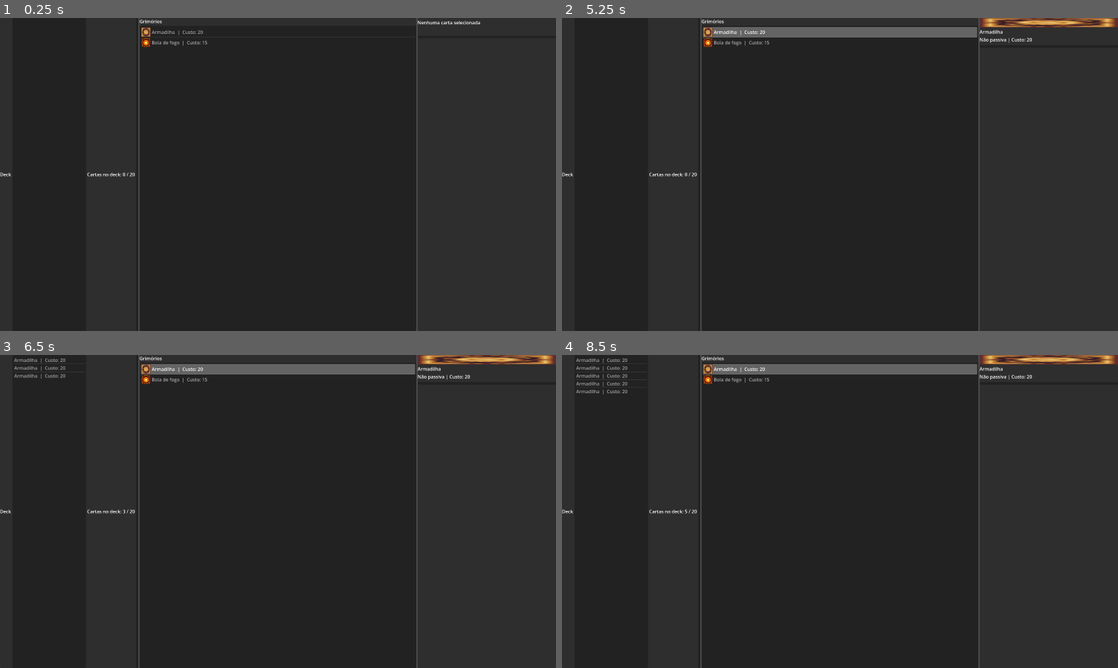
Above: before the commit, frames 1-4 (two rows, left to right).
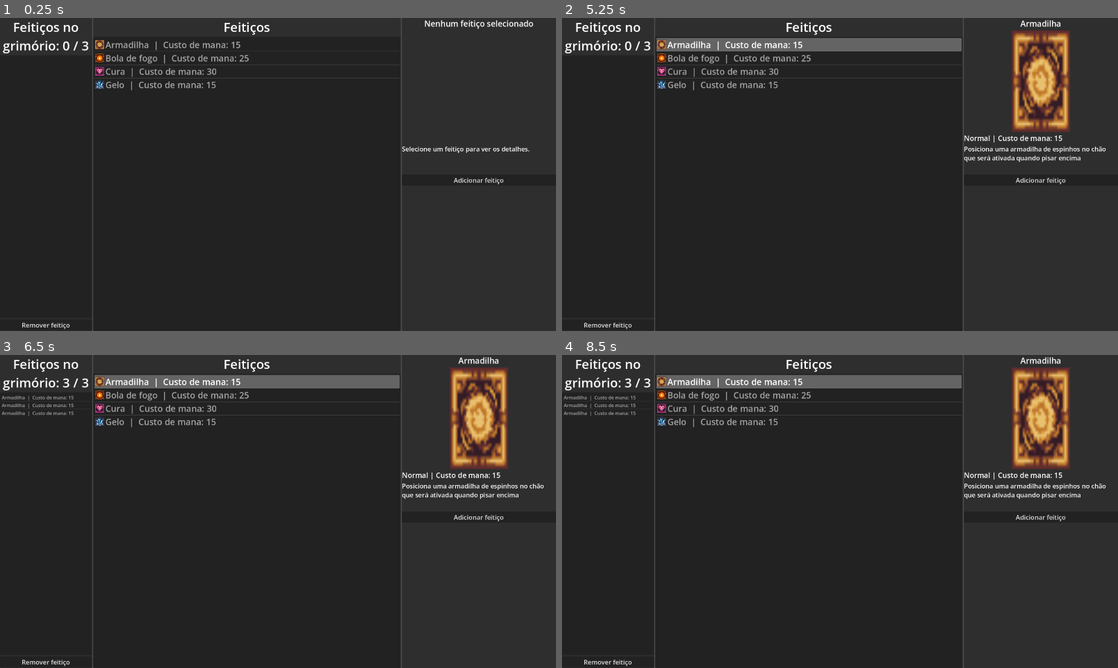
Above: after the commit, the same moments.

Repository: Isaaa43/Saudavel-e-Balanceado
Game: Godot game, scene res://cenas/menus/menu_deck.tscn
Two runs of this game, one before a commit and one after it. Both use one fixed random seed, a clock stepped at 60 frames per second and the inputs below. This scene is started directly instead of the project's main scene.
Inputs (mouse positions are in pixels of both pictures, inside the frame that each line leads up to; where the layout moved, square brackets give the same spot in the first picture):
- Up to frame 1 (0.25 s): no input
- Up to frame 2 (5.25 s): click (606, 324) [701, 174] at 0.5 s; click (1040, 180) [1051, 36] at 1.25 s; tap Enter at 2, 3.5, 5 s; move the mouse to (962, 158) at 2.02 s; hold D (direita) 2.03-2.78 s; click (962, 158) at 2.1 s; tap Space (pular) at 2.27, 2.75, 3.02, 4.25, 4.52 s; move the mouse to (728, 190) at 2.77 s; hold S (tras) 2.78-3.53 s; tap 1 at 2.85 s; move the mouse to (895, 105) at 3.52 s; hold D (direita) 3.53-4.28 s; tap 2 at 3.6 s; move the mouse to (812, 237) at 4.27 s; hold W (frente) 4.28-5.03 s; tap 3 at 4.35 s; click (812, 237) at 4.42 s; move the mouse to (1006, 221) at 5.02 s; hold A (esquerda) from 5.03 s (still down); tap 4 at 5.1 s
- Up to frame 3 (6.5 s): keep holding A (esquerda); tap Space (pular) at 5.27, 5.75, 6.02 s; move the mouse to (111, 464) at 5.77 s; tap 5 at 5.85 s
- Up to frame 4 (8.5 s): move the mouse to (867, 511) at 6.52 s; release A (esquerda) at 6.53 s; hold S (tras) 6.53-7.28 s; click (867, 511) at 6.6 s; move the mouse to (756, 433) at 7.27 s; hold D (direita) 7.28-8.03 s; tap 1 at 7.35 s; tap Space (pular) at 7.52, 8.27 s; move the mouse to (962, 495) at 8.02 s; hold W (frente) from 8.03 s (still down); tap 2 at 8.1 s

The runs differ from the first frame. In frame 1, 3.1% of the frame differs, in the area x 0-96%, y 0-100%; in frame 2, 10%; in frame 3, 11%; in frame 4, 11%, in the area x 0-100%, y 0-100%.

Commit message:
Arrumando melhor os espaços da interface

Diff:
--- a/luta-magos/cartas/armadilha.tres
+++ b/luta-magos/cartas/armadilha.tres
@@ -1,4 +1,4 @@
-[gd_resource type="Resource" script_class="CartaData" format=3 uid="uid://v34uj7f1x6b6"]
+[gd_resource type="Resource" script_class="CardData" format=3 uid="uid://v34uj7f1x6b6"]
 
 [ext_resource type="Texture2D" uid="uid://ddfd0yq7hjjn0" path="res://assets/temp/feiticosIcones/2YellowAbility_10.png" id="1_u6oqg"]
 [ext_resource type="Script" uid="uid://compk0wkd7ldq" path="res://scripts/menus/CardData.gd" id="2_67u52"]
@@ -6,8 +6,8 @@
 [resource]
 script = ExtResource("2_67u52")
 nome = "Armadilha"
-custo = 20
-tipo = "Não passiva"
+custo = 15
+tipo = "Normal"
 descricao = "Posiciona uma armadilha de espinhos no chão que será ativada quando pisar encima"
 icone = ExtResource("1_u6oqg")
 metadata/_custom_type_script = "uid://compk0wkd7ldq"
--- a/luta-magos/cartas/bola_de_fogo.tres
+++ b/luta-magos/cartas/bola_de_fogo.tres
@@ -1,4 +1,4 @@
-[gd_resource type="Resource" script_class="CartaData" format=3 uid="uid://byifd6pxkhvix"]
+[gd_resource type="Resource" script_class="CardData" format=3 uid="uid://byifd6pxkhvix"]
 
 [ext_resource type="Script" uid="uid://compk0wkd7ldq" path="res://scripts/menus/CardData.gd" id="1_l7ais"]
 [ext_resource type="Texture2D" uid="uid://c04e3r2l566yl" path="res://assets/temp/feiticosIcones/Fire Spell Pack57.png" id="1_pkh0n"]
@@ -6,8 +6,8 @@
 [resource]
 script = ExtResource("1_l7ais")
 nome = "Bola de fogo"
-custo = 15
-tipo = "Não passiva"
+custo = 25
+tipo = "Normal"
 descricao = "Lança uma bola de fogo que causa 25 de dano se acertar outro jogador"
 icone = ExtResource("1_pkh0n")
 metadata/_custom_type_script = "uid://compk0wkd7ldq"
--- /dev/null
+++ b/luta-magos/cartas/cura.tres
@@ -0,0 +1,13 @@
+[gd_resource type="Resource" script_class="CardData" format=3 uid="uid://bdu40fla2gco0"]
+
+[ext_resource type="Texture2D" uid="uid://d3c4owqd0is8o" path="res://assets/temp/feiticosIcones/Heal Spell12.png" id="1_ypce0"]
+[ext_resource type="Script" uid="uid://compk0wkd7ldq" path="res://scripts/menus/CardData.gd" id="2_m2itj"]
+
+[resource]
+script = ExtResource("2_m2itj")
+nome = "Cura"
+custo = 30
+tipo = "Normal"
+descricao = "Se o nome é cura deve curar né"
+icone = ExtResource("1_ypce0")
+metadata/_custom_type_script = "uid://compk0wkd7ldq"
--- /dev/null
+++ b/luta-magos/cartas/gelo.tres
@@ -0,0 +1,13 @@
+[gd_resource type="Resource" script_class="CardData" format=3 uid="uid://dfdgujyipes5o"]
+
+[ext_resource type="Texture2D" uid="uid://bkhthrifwtg0q" path="res://assets/temp/feiticosIcones/Ice Spells2.png" id="1_70ijg"]
+[ext_resource type="Script" uid="uid://compk0wkd7ldq" path="res://scripts/menus/CardData.gd" id="2_ehqpa"]
+
+[resource]
+script = ExtResource("2_ehqpa")
+nome = "Gelo"
+custo = 15
+tipo = "Normal"
+descricao = "Gelo gelado que gela gente"
+icone = ExtResource("1_70ijg")
+metadata/_custom_type_script = "uid://compk0wkd7ldq"
--- a/luta-magos/cenas/menus/menu_deck.tscn
+++ b/luta-magos/cenas/menus/menu_deck.tscn
@@ -4,6 +4,8 @@
 [ext_resource type="Script" uid="uid://compk0wkd7ldq" path="res://scripts/menus/CardData.gd" id="2_m5xgc"]
 [ext_resource type="Resource" uid="uid://v34uj7f1x6b6" path="res://cartas/armadilha.tres" id="3_4ijxk"]
 [ext_resource type="Resource" uid="uid://byifd6pxkhvix" path="res://cartas/bola_de_fogo.tres" id="4_wv7g0"]
+[ext_resource type="Resource" uid="uid://bdu40fla2gco0" path="res://cartas/cura.tres" id="5_wv7g0"]
+[ext_resource type="Resource" uid="uid://dfdgujyipes5o" path="res://cartas/gelo.tres" id="6_gr7sa"]
 
 [node name="MenuDeck" type="Control" unique_id=1395345366]
 layout_mode = 3
@@ -12,10 +14,8 @@
 anchor_bottom = 1.0
 grow_horizontal = 2
 grow_vertical = 2
-size_flags_horizontal = 3
-size_flags_vertical = 3
 script = ExtResource("1_glkbn")
-available_cards = Array[ExtResource("2_m5xgc")]([ExtResource("3_4ijxk"), ExtResource("4_wv7g0")])
+available_cards = Array[ExtResource("2_m5xgc")]([ExtResource("3_4ijxk"), ExtResource("4_wv7g0"), ExtResource("5_wv7g0"), ExtResource("6_gr7sa")])
 
 [node name="MarginContainer" type="MarginContainer" parent="." unique_id=891563215]
 layout_mode = 1
@@ -31,30 +31,36 @@
 [node name="DeckPanel" type="PanelContainer" parent="MarginContainer/HBoxContainer" unique_id=2138749029]
 layout_mode = 2
 size_flags_horizontal = 3
+size_flags_stretch_ratio = 0.6
 
 [node name="MarginContainer" type="MarginContainer" parent="MarginContainer/HBoxContainer/DeckPanel" unique_id=2105672495]
 layout_mode = 2
 
-[node name="VBoxContainer" type="HBoxContainer" parent="MarginContainer/HBoxContainer/DeckPanel/MarginContainer" unique_id=585011591]
+[node name="VBoxContainer" type="VBoxContainer" parent="MarginContainer/HBoxContainer/DeckPanel/MarginContainer" unique_id=1461920499]
 layout_mode = 2
 
-[node name="DeckTitle" type="Label" parent="MarginContainer/HBoxContainer/DeckPanel/MarginContainer/VBoxContainer" unique_id=1388717779]
+[node name="DeckCountLabel" type="Label" parent="MarginContainer/HBoxContainer/DeckPanel/MarginContainer/VBoxContainer" unique_id=1702935466]
+unique_name_in_owner = true
+custom_minimum_size = Vector2(30, 30)
 layout_mode = 2
-text = "Deck"
+size_flags_vertical = 0
+theme_override_font_sizes/font_size = 44
+text = "DeckCount"
+horizontal_alignment = 1
+autowrap_mode = 2
 
 [node name="DeckList" type="ItemList" parent="MarginContainer/HBoxContainer/DeckPanel/MarginContainer/VBoxContainer" unique_id=100819419]
 unique_name_in_owner = true
 layout_mode = 2
 size_flags_horizontal = 3
-
-[node name="DeckCountLabel" type="Label" parent="MarginContainer/HBoxContainer/DeckPanel/MarginContainer/VBoxContainer" unique_id=1702935466]
-unique_name_in_owner = true
-layout_mode = 2
-text = "DeckCount"
+size_flags_vertical = 3
+size_flags_stretch_ratio = 2.6
 
 [node name="RemoveButton" type="Button" parent="MarginContainer/HBoxContainer/DeckPanel/MarginContainer/VBoxContainer" unique_id=1018711789]
 unique_name_in_owner = true
 layout_mode = 2
+theme_override_font_sizes/font_size = 22
+text = "Remover feitiço"
 
 [node name="CardPoolPanel" type="PanelContainer" parent="MarginContainer/HBoxContainer" unique_id=1630717518]
 unique_name_in_owner = true
@@ -70,12 +76,15 @@
 
 [node name="CardPoolTitle" type="Label" parent="MarginContainer/HBoxContainer/CardPoolPanel/MarginContainer/VBoxContainer" unique_id=466778573]
 layout_mode = 2
-text = "Grimórios"
+theme_override_font_sizes/font_size = 44
+text = "Feitiços"
+horizontal_alignment = 1
 
 [node name="CardPool" type="ItemList" parent="MarginContainer/HBoxContainer/CardPoolPanel/MarginContainer/VBoxContainer" unique_id=2090578027]
 unique_name_in_owner = true
 layout_mode = 2
 size_flags_vertical = 3
+theme_override_font_sizes/font_size = 30
 
 [node name="InfoPanel" type="PanelContainer" parent="MarginContainer/HBoxContainer" unique_id=1049318992]
 layout_mode = 2
@@ -87,23 +96,37 @@
 [node name="VBoxContainer" type="VBoxContainer" parent="MarginContainer/HBoxContainer/InfoPanel/MarginContainer" unique_id=811642422]
 layout_mode = 2
 
-[node name="CardArt" type="TextureRect" parent="MarginContainer/HBoxContainer/InfoPanel/MarginContainer/VBoxContainer" unique_id=367272998]
-unique_name_in_owner = true
-layout_mode = 2
-
 [node name="CardName" type="Label" parent="MarginContainer/HBoxContainer/InfoPanel/MarginContainer/VBoxContainer" unique_id=1750823515]
 unique_name_in_owner = true
 layout_mode = 2
+theme_override_font_sizes/font_size = 28
 text = "CardName"
+horizontal_alignment = 1
+
+[node name="HBoxContainer" type="HBoxContainer" parent="MarginContainer/HBoxContainer/InfoPanel/MarginContainer/VBoxContainer" unique_id=1047566520]
+layout_mode = 2
+size_flags_horizontal = 4
+size_flags_vertical = 4
+
+[node name="CardArt" type="TextureRect" parent="MarginContainer/HBoxContainer/InfoPanel/MarginContainer/VBoxContainer/HBoxContainer" unique_id=367272998]
+unique_name_in_owner = true
+custom_minimum_size = Vector2(200, 350)
+layout_mode = 2
 
 [node name="CardTypeCost" type="Label" parent="MarginContainer/HBoxContainer/InfoPanel/MarginContainer/VBoxContainer" unique_id=702212210]
 unique_name_in_owner = true
 layout_mode = 2
+theme_override_font_sizes/font_size = 25
 
 [node name="CardDescription" type="RichTextLabel" parent="MarginContainer/HBoxContainer/InfoPanel/MarginContainer/VBoxContainer" unique_id=719554911]
 unique_name_in_owner = true
+custom_minimum_size = Vector2(0, 100)
 layout_mode = 2
+theme_override_font_sizes/normal_font_size = 22
+text = "Descrição do feitiço selecionado"
 
 [node name="AddButton" type="Button" parent="MarginContainer/HBoxContainer/InfoPanel/MarginContainer/VBoxContainer" unique_id=440370027]
 unique_name_in_owner = true
 layout_mode = 2
+theme_override_font_sizes/font_size = 22
+text = "Adicionar feitiço"
--- a/luta-magos/scripts/autoloads/troca_cena_temp.gd
+++ b/luta-magos/scripts/autoloads/troca_cena_temp.gd
@@ -3,7 +3,6 @@
 var main_game = get_node_or_null("/root/MainGame")
 
 var partida : MenuPartida
-
 const MENU_INICIAL = preload("uid://6als3mloubtk")
 const MENU_PARTIDA = preload("uid://c2ppdl2yqxf16")
 
--- a/luta-magos/scripts/menus/CardData.gd
+++ b/luta-magos/scripts/menus/CardData.gd
@@ -8,11 +8,11 @@
 @export var nome: String
 
 # Custo da carta.
-# Pode representar mana, energia, ação ou outro recurso do jogo.
+# Custo de mana para ativar a carta
 @export var custo: int
 
 # Tipo da carta.
-# Exemplos: Ataque, Defesa, Magia, Suporte etc.
+# Exemplos: Ataque, Defesa, Magia, Suporte etc. - passiva ou normal
 @export var tipo: String
 
 # Texto descritivo da carta.
--- a/luta-magos/scripts/menus/menu_deck.gd
+++ b/luta-magos/scripts/menus/menu_deck.gd
@@ -5,7 +5,7 @@
 @export var available_cards: Array[CardData] = []
 
 # Quantidade máxima de cartas permitida no deck do jogador.
-@export var max_deck_size: int = 20
+@export var max_deck_size: int = 3
 
 
 # Lista de cartas que o jogador adicionou ao deck durante a montagem.
@@ -63,7 +63,7 @@
 
 	# Para cada carta disponível, cria um item visual no ItemList da coluna do meio.
 	for card in available_cards:
-		var text := "%s  |  Custo: %d" % [card.nome, card.custo]
+		var text := "%s  |  Custo de mana: %d" % [card.nome, card.custo]
 
 		# Se a carta tiver um ícone, ele aparece junto do nome.
 		# Se não tiver, aparece apenas o texto.
@@ -79,11 +79,11 @@
 
 	# Adiciona na interface todas as cartas que estão no array deck_cards.
 	for card in deck_cards:
-		var text := "%s  |  Custo: %d" % [card.nome, card.custo]
+		var text := "%s  |  Custo de mana: %d" % [card.nome, card.custo]
 		deck_list.add_item(text)
 
 	# Atualiza o contador de cartas do deck.
-	deck_count_label.text = "Cartas no deck: %d / %d" % [
+	deck_count_label.text = "Feitiços no grimório: %d / %d" % [
 		deck_cards.size(),
 		max_deck_size
 	]
@@ -95,7 +95,7 @@
 
 	# Atualiza a coluna da direita com as informações da carta.
 	card_name.text = card.nome
-	card_type_cost.text = "%s | Custo: %d" % [card.tipo, card.custo]
+	card_type_cost.text = "%s | Custo de mana: %d" % [card.tipo, card.custo]
 	card_description.text = card.descricao
 
 	# Atualiza a imagem/ícone da carta.
@@ -109,9 +109,9 @@
 	# Limpa a seleção atual e coloca textos padrão na coluna de informações.
 	selected_card = null
 
-	card_name.text = "Nenhuma carta selecionada"
+	card_name.text = "Nenhum feitiço selecionado"
 	card_type_cost.text = ""
-	card_description.text = "Selecione uma carta para ver os detalhes."
+	card_description.text = "Selecione um feitiço para ver os detalhes."
 	card_art.texture = null
 
 
@@ -155,7 +155,7 @@
 func _add_card_to_deck(card: CardData) -> void:
 	# Impede que o jogador ultrapasse o tamanho máximo permitido do deck.
 	if deck_cards.size() >= max_deck_size:
-		print("Deck cheio!")
+		print("Grimório cheio!")
 		return
 
 	# Adiciona a carta ao array do deck.
